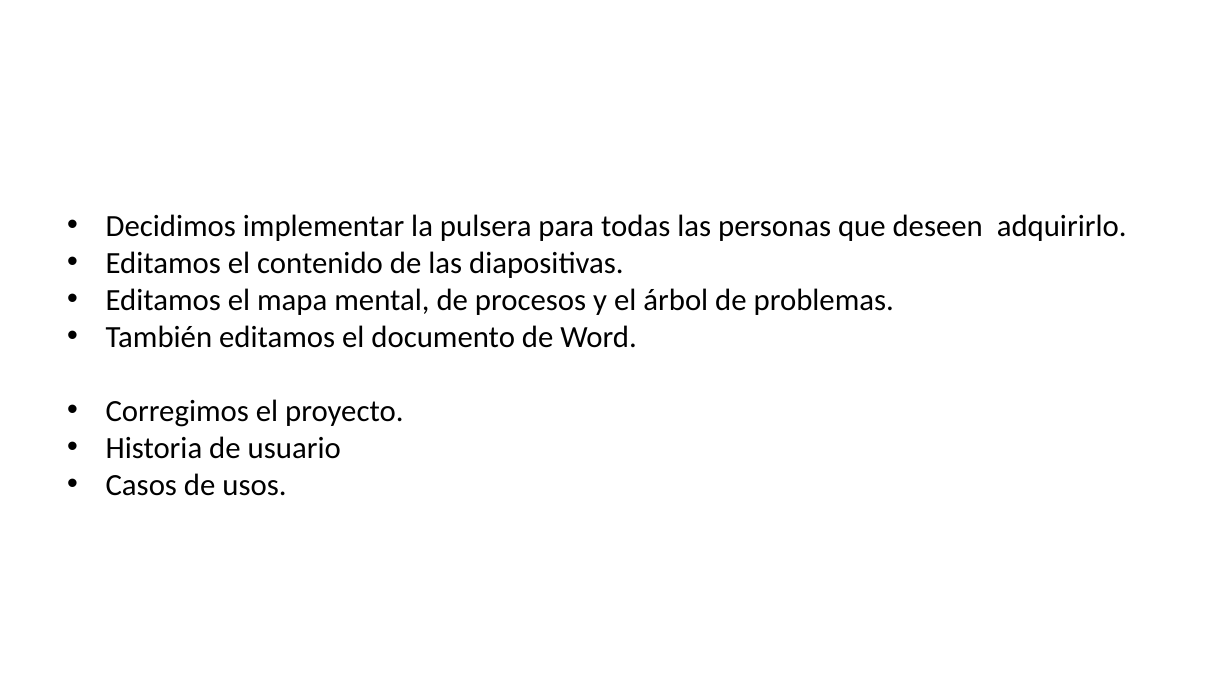
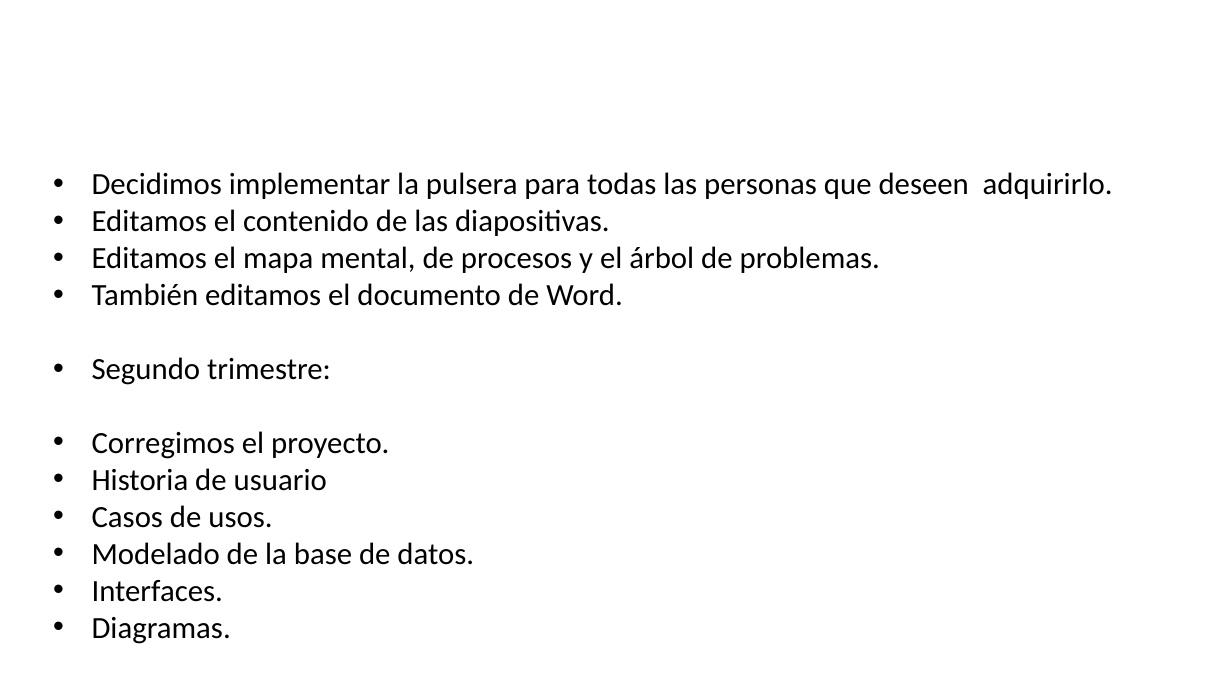
Before and after one commit to Dalvarez491/IdHand, a slide deck: slide 19 of Justificación/IdHand deapositivas.pptx. Drawn at 1232x693 pixels with LibreOffice and Linux fonts; fonts in the diff are those of the drawing; background and template pictures are left out. Boxes give left, top, right and bottom in pixels: in the first picture for what was removed or moved away, otherwise in the second. Text is boxed around its words. In the diff, an @@ line names an element or a change of style, - is before the commit and + after.

Commit message:
Fase 2 proyecto

```diff
--- a/Justificación/IdHand deapositivas.pptx
+++ b/Justificación/IdHand deapositivas.pptx
@@ text "Decidimos implementar la pulsera para ...": place and size @@
-text "Decidimos implementar la pulsera para ..." at <box>106,214,1127,496</box>
+text "Decidimos implementar la pulsera para ..." at <box>92,172,1113,644</box>
@@ text at <box>92,357,331,385</box>: paragraph added @@
+• Segundo trimestre:
@@ text at <box>92,542,474,644</box>: paragraphs added @@
+• Modelado de la base de datos.
+• Interfaces.
+• Diagramas.
```
Also in this commit, not shown: 3 other slides changed, 5 other files.
